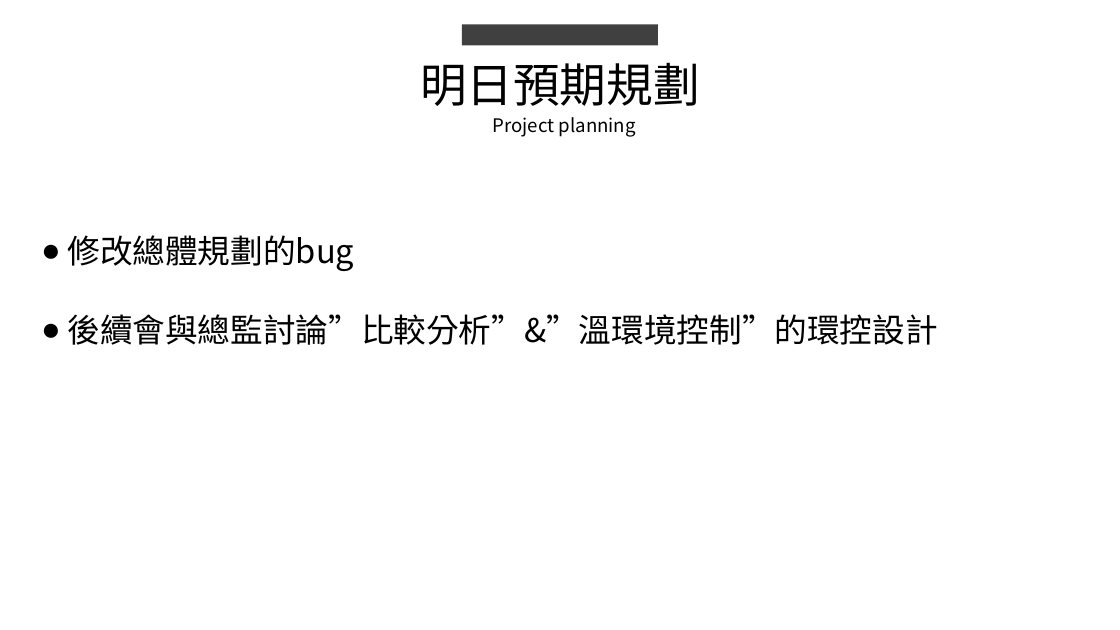
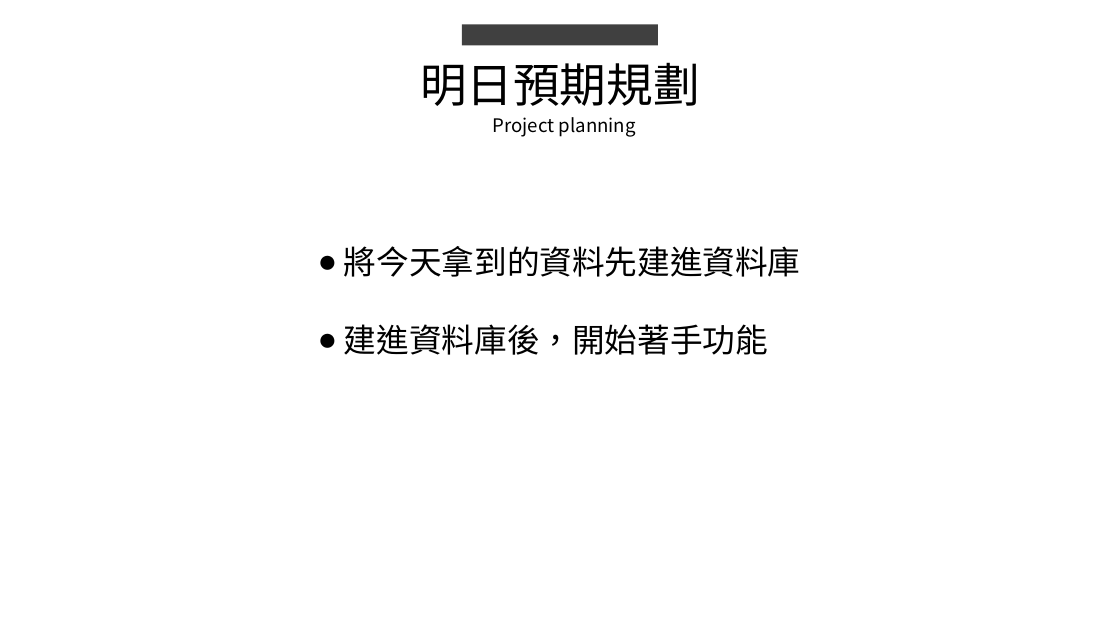
Before and after one commit to king637324/KnowledgeGreenhouseSystem, a slide deck: slide 5 of 工作日報_葉柏漢/2021.07.09(晚上加班)&2021.07.12工作日報_葉柏漢.pptx (slide 3 before the commit). Drawn at 1120x630 pixels with LibreOffice and Linux fonts; fonts in the diff are those of the drawing. Boxes give left, top, right and bottom in pixels: in the first picture for what was removed or moved away, otherwise in the second. Text is boxed around its words. In the diff, an @@ line names an element or a change of style, - is before the commit and + after.

```diff
--- a/工作日報_葉柏漢/2021.07.09(晚上加班)&2021.07.12工作日報_葉柏漢.pptx
+++ b/工作日報_葉柏漢/2021.07.09(晚上加班)&2021.07.12工作日報_葉柏漢.pptx
@@ text at [344,246,801,355]: text changed @@
-● 修改總體規劃的bug
-● 後續會與總監討論”比較分析”&”溫環境控制”的環控設計
+● 將今天拿到的資料先建進資料庫
+● 建進資料庫後，開始著手功能
```
Also in this commit, not shown: 1 other slide changed, 2 slides added, 2 other files.
